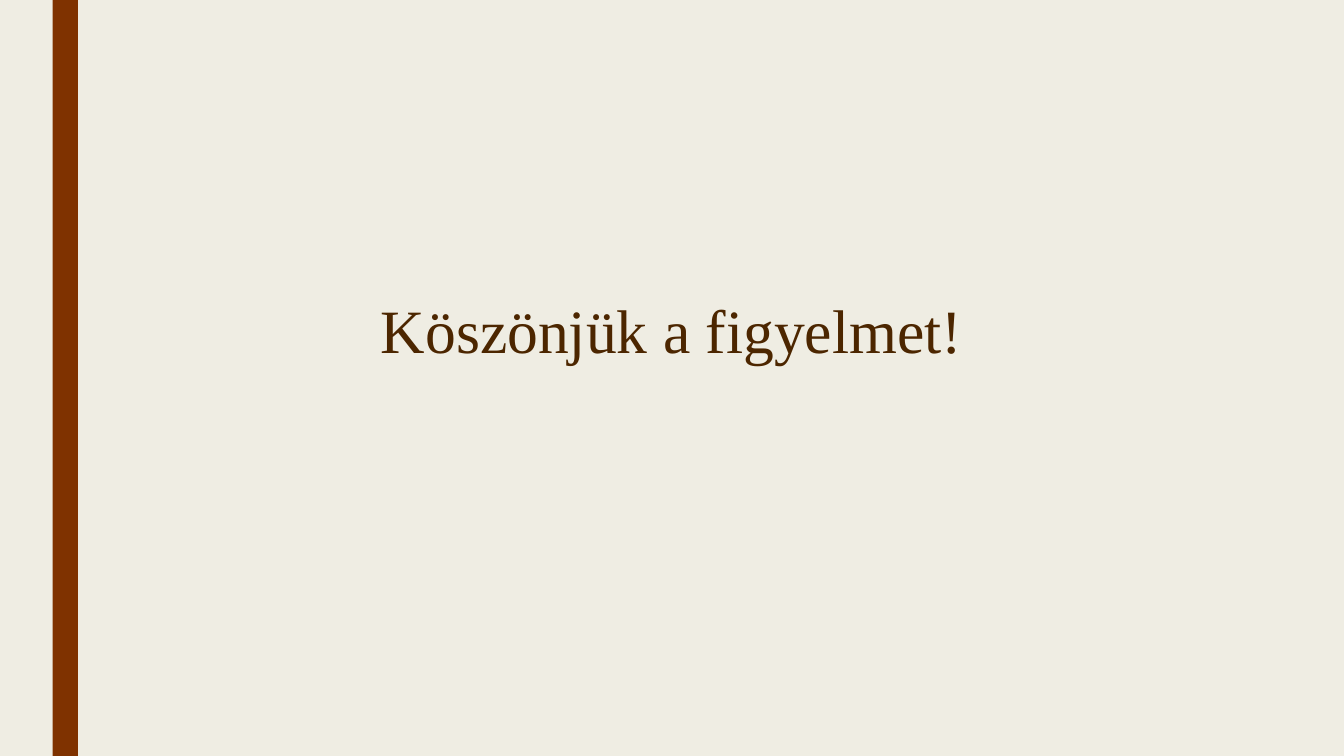
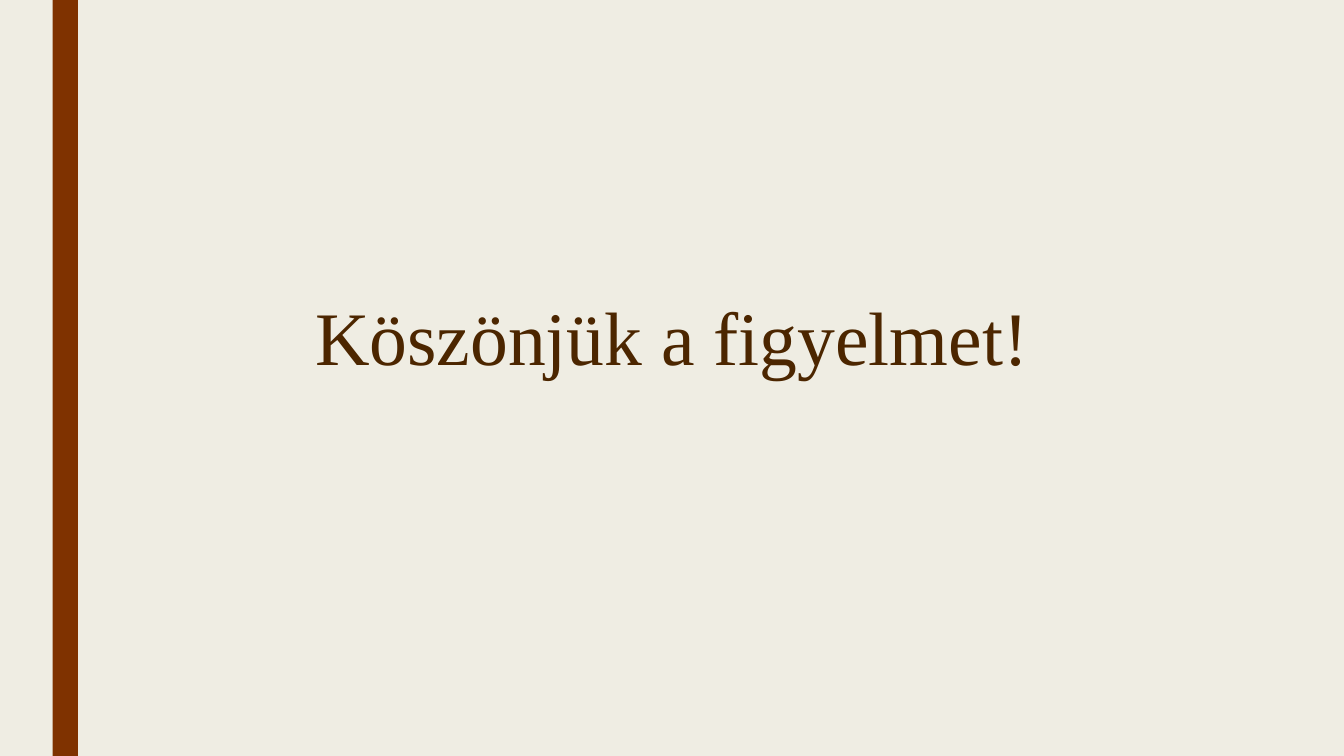
Before and after one commit to TothpalIstvano/13_S1_4_vizsgaremek, a slide deck: slide 13 of Fájlok/Bemutató.pptx (slide 12 before the commit). Drawn at 1344x756 pixels with LibreOffice and Linux fonts; fonts in the diff are those of the drawing. Boxes give left, top, right and bottom in pixels: in the first picture for what was removed or moved away, otherwise in the second. Text is boxed around its words. In the diff, an @@ line names an element or a change of style, - is before the commit and + after.

```diff
--- a/Fájlok/Bemutató.pptx
+++ b/Fájlok/Bemutató.pptx
@@ title "Köszönjük a figyelmet!" at bbox=[315, 311, 1028, 380]: size 44 to 54 pt @@
```
Also in this commit, not shown: 6 other slides changed, 2 slides added, 6 slides removed, 33 other files.
